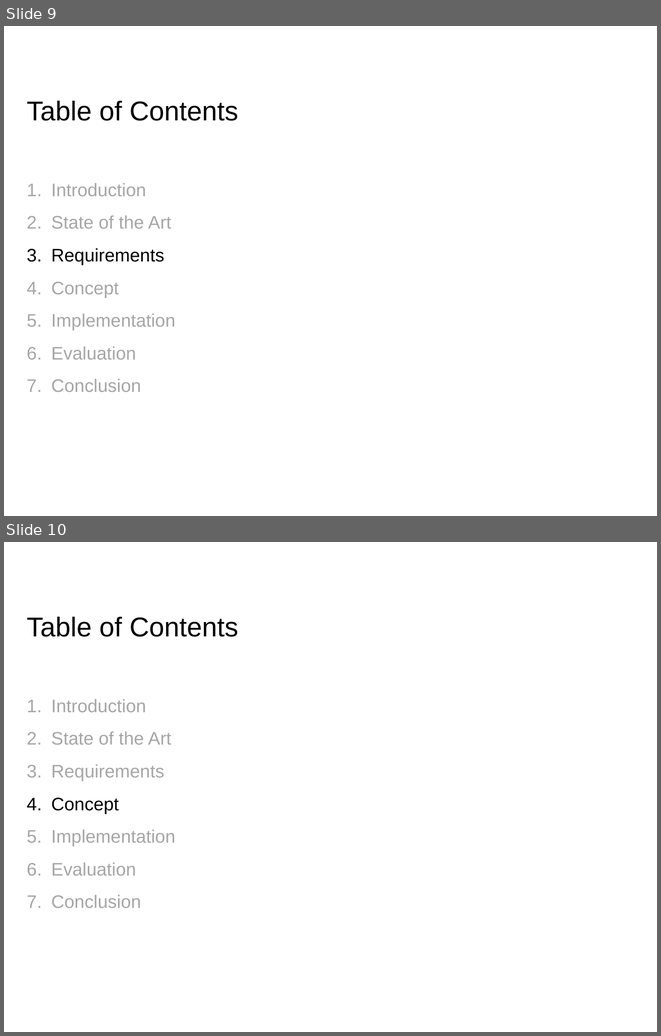
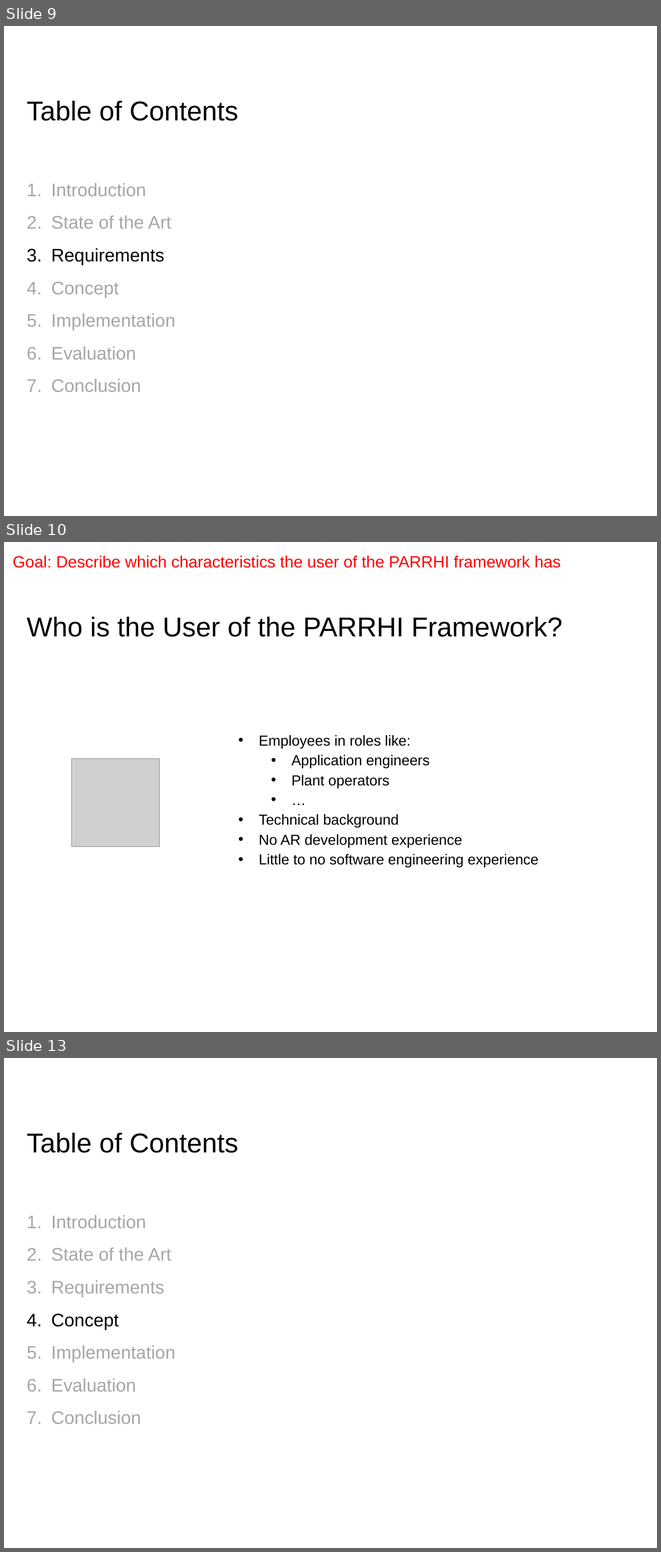
Before and after one commit to EricVoll/PARRHI, a slide deck: 05_Presentation/PARRHIPresentationv2.pptx. Shown one above the other, each under a label of ours: slides 9 and 10 before the commit, slides 9, 10 and 13 after it; the slides between them are not shown. The pictures are 661x1036 and 661x1552 pixels, drawn with LibreOffice and Linux fonts; fonts in the diff are those of the drawing; grey boxes stand for pictures; background and template pictures are left out. Boxes give left, top, right and bottom in pixels: in the first picture for what was removed or moved away, otherwise in the second. Text is boxed around its words. In the diff, an @@ line names an element or a change of style, - is before the commit and + after.

```diff
--- a/05_Presentation/PARRHIPresentationv2.pptx
+++ b/05_Presentation/PARRHIPresentationv2.pptx
@@ slide 10 added at [4,542,657,1032], background #FFFFFF @@
@@ text added at [12,555,561,568], 18 pt, text #FF0000 @@
+Goal: Describe which characteristics the user of the PARRHI framework has
@@ title added at [27,616,563,637], 30 pt, text #000000 @@
+Who is the User of the PARRHI Framework?
@@ text added at [259,735,539,867], 16 pt, text #000000 @@
+• Employees in roles like:
+  • Application engineers
+  • Plant operators
+  • …
+• Technical background
+• No AR development experience
+• Little to no software engineering experience
@@ picture added at [72,758,160,846] @@
@@ what was slide 10 is now slide 13 @@
```
Also in this commit, not shown: 4 slides changed, 11 other slides added, 1 slide removed, 11 other files.
